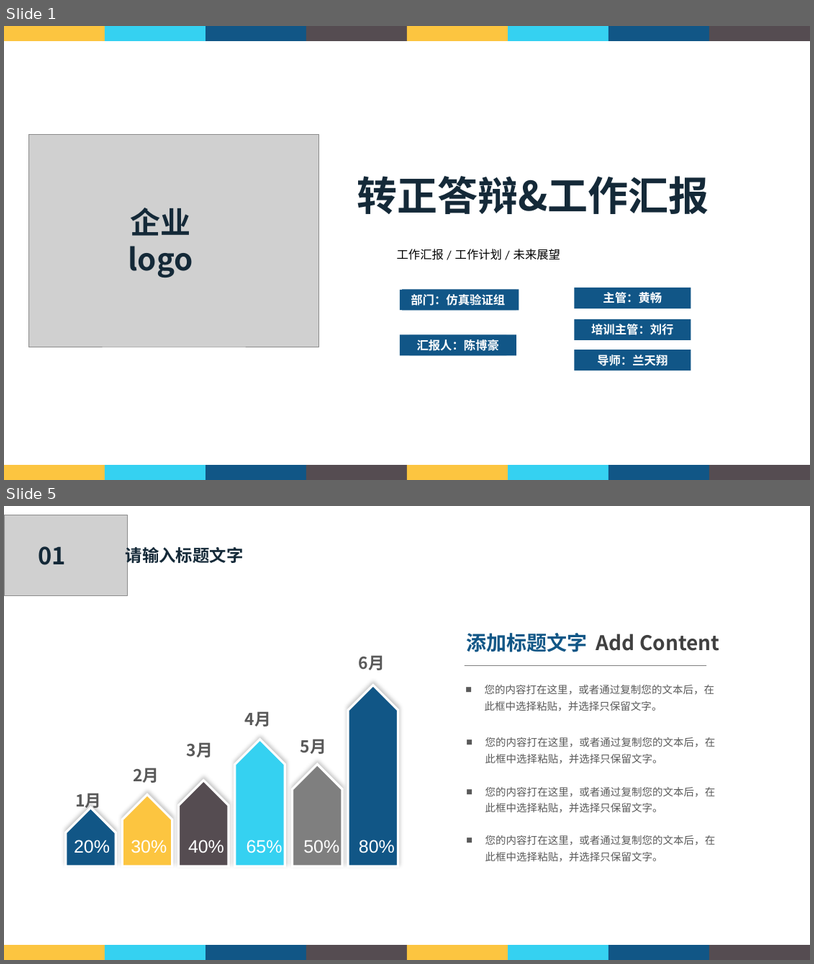
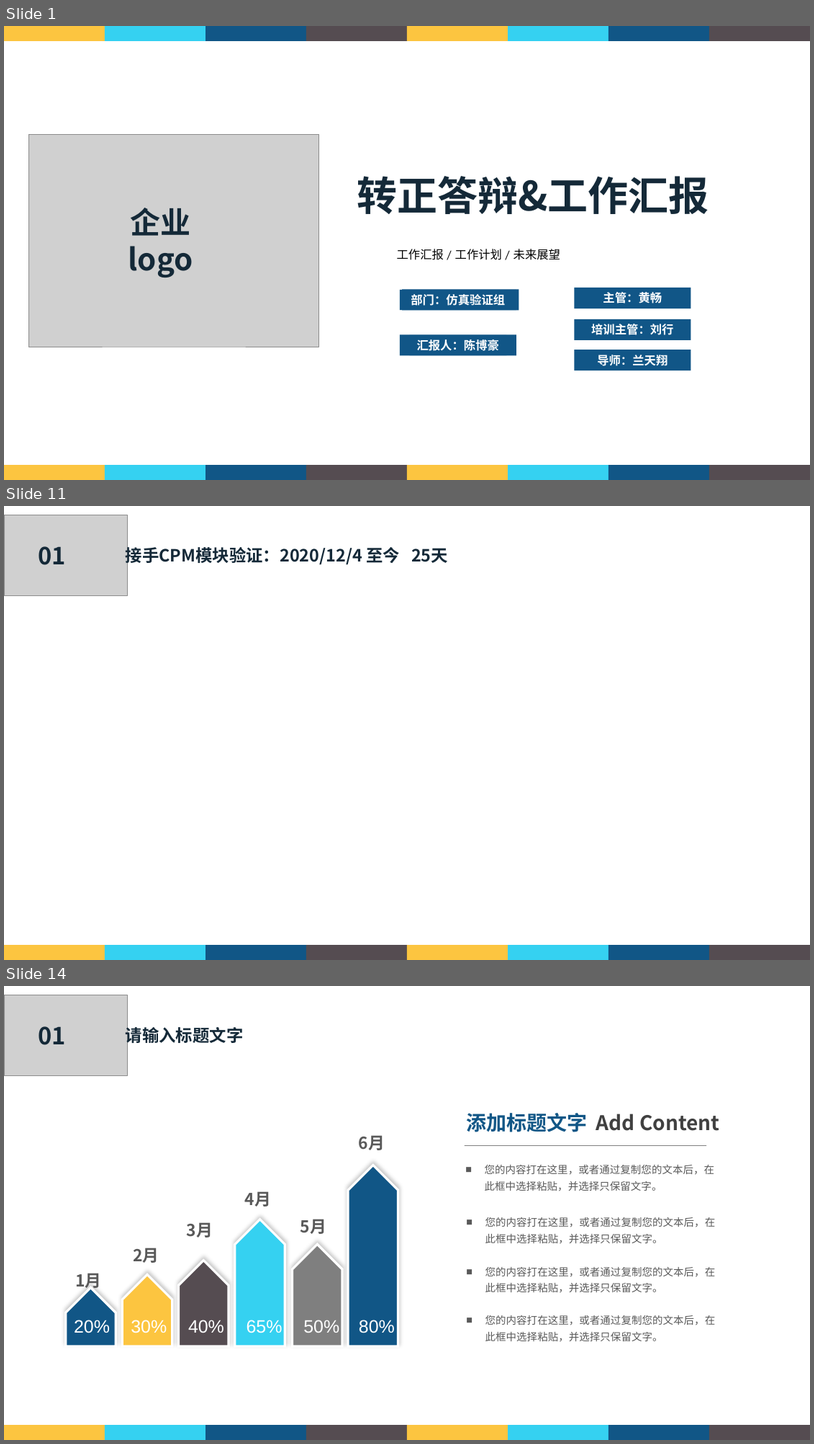
Before and after one commit to Cbh777/win_prj, a slide deck: FullhanWorkFile/转正答辩.pptx. Shown one above the other, each under a label of ours: slides 1 and 5 before the commit, slides 1, 11 and 14 after it; the slides between them are not shown. The pictures are 814x964 and 814x1444 pixels, drawn with LibreOffice and Linux fonts; fonts in the diff are those of the drawing; grey boxes stand for pictures; background and template pictures are left out. Boxes give left, top, right and bottom in pixels: in the first picture for what was removed or moved away, otherwise in the second. Text is boxed around its words. In the diff, an @@ line names an element or a change of style, - is before the commit and + after.

```diff
--- a/FullhanWorkFile/转正答辩.pptx
+++ b/FullhanWorkFile/转正答辩.pptx
@@ slide 11 added at box(4, 506, 810, 960), background picture (left out) @@
@@ picture added at box(4, 515, 127, 595) @@
@@ text added at box(38, 546, 65, 565), 28 pt, text #142938, bold @@
+01
@@ text added at box(126, 545, 448, 566), 20 pt, text #142938, bold @@
+接手CPM模块验证：2020/12/4 至今 25天
@@ group added at box(4, 944, 810, 960): 8 rectangles @@
@@ what was slide 5 is now slide 14 @@
```
Also in this commit, not shown: 9 slides changed, 8 other slides added, 4 slides removed.
